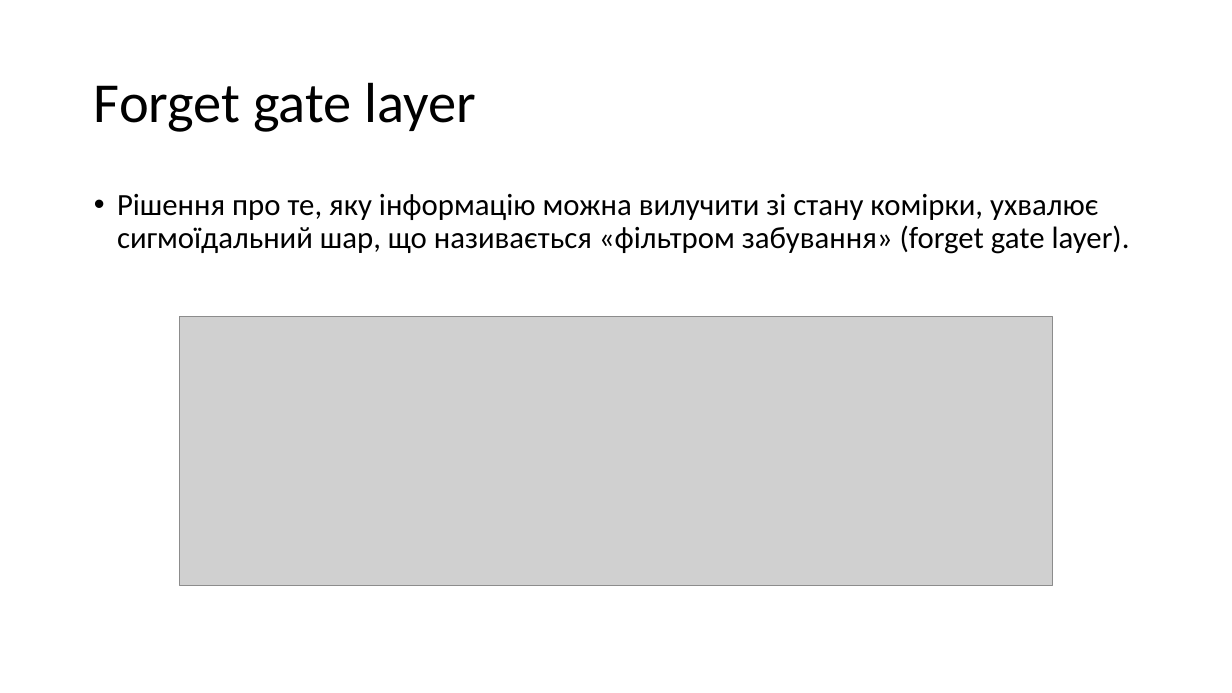
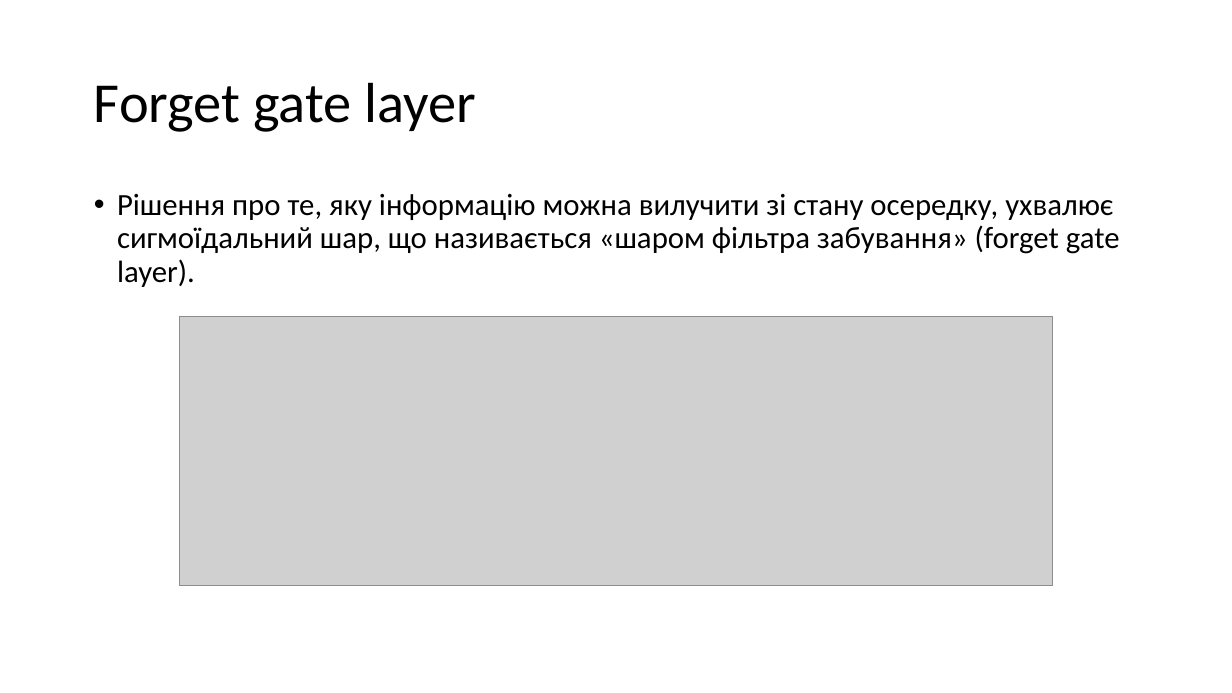
Before and after one commit to katerynakononova/ML, a slide deck: slide 12 of Lec/Lection 17.pptx (slide 10 before the commit). Drawn at 1232x693 pixels with LibreOffice and Linux fonts; fonts in the diff are those of the drawing; grey boxes stand for pictures. Boxes give left, top, right and bottom in pixels: in the first picture for what was removed or moved away, otherwise in the second. Text is boxed around its words. In the diff, an @@ line names an element or a change of style, - is before the commit and + after.

```diff
--- a/Lec/Lection 17.pptx
+++ b/Lec/Lection 17.pptx
@@ text at bbox=[117, 194, 1120, 287]: text changed @@
-• Рішення про те, яку інформацію можна вилучити зі стану комірки, ухвалює сигмоїдальний шар, що називається «фільтром забування» (forget gate layer).
+• Рішення про те, яку інформацію можна вилучити зі стану осередку, ухвалює сигмоїдальний шар, що називається «шаром фільтра забування» (forget gate layer).
```
Also in this commit, not shown: 7 other slides changed, 2 slides added, 11 other files.
